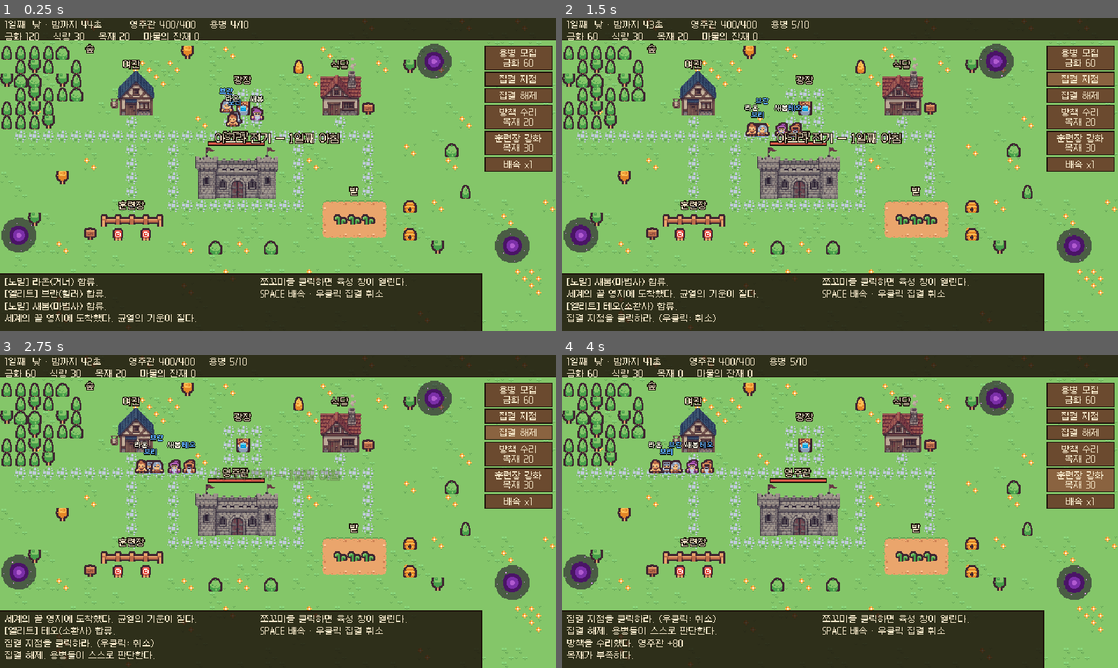
Above: before the commit, frames 1-4 (two rows, left to right).
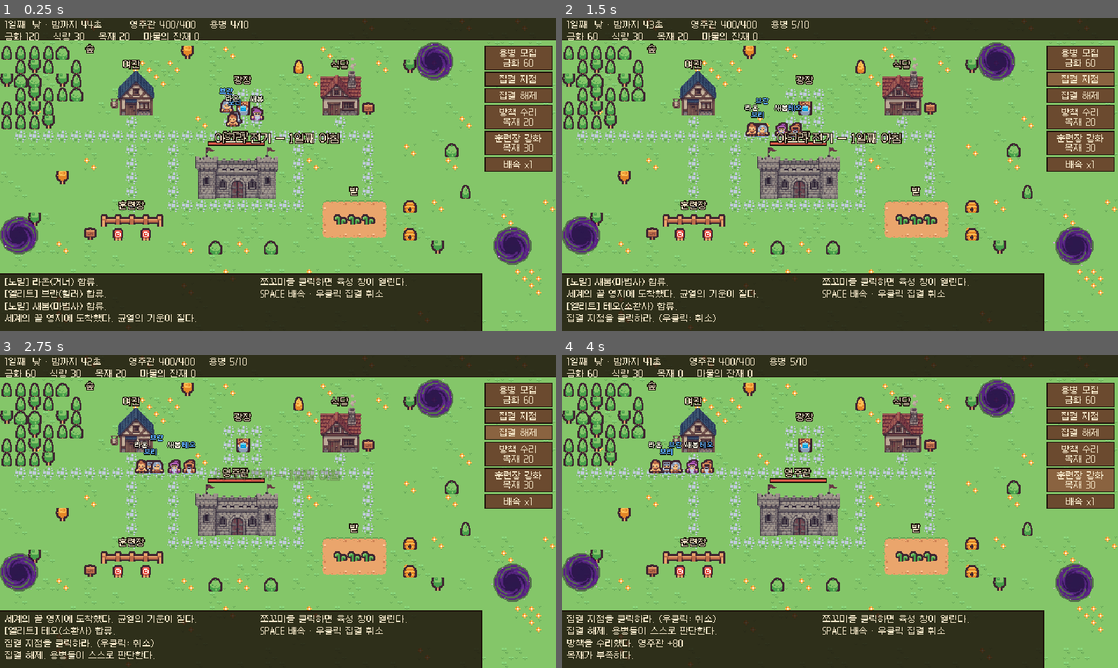
Above: after the commit, the same moments.

Repository: minjs-maxjs/game2
Game: Godot game, scene res://scenes/main.tscn
Same seed, same stepped clock (60 frames per second), same inputs: the game is played once before the commit and once after it.
Inputs:
- Up to frame 1 (0.25 s): no input
- Up to frame 2 (1.5 s): click "용병 모집 금화 60" at 0.5 s; click "집결 지점" at 1.25 s
- Up to frame 3 (2.75 s): click "집결 해제" at 2 s
- Up to frame 4 (4 s): click "방책 수리 목재 20" at 2.75 s; click "훈련장 강화 목재 30" at 3.5 s

The runs differ from the first frame. In frame 1, 1.6% of the frame differs, in the area x 0-96%, y 7-80%; in frame 2, 1.7%; in frame 3, 1.6%; in frame 4, 1.7%, in the area x 0-96%, y 7-79%.

Commit message:
마물·균열을 자체 그림으로 교체
- 일반 마물 4종(슬라임·박쥐·해골·고블린), 정예 2종(오크·골렘), 정면 3프레임 걷기
- 종류마다 체력·공격·속도 배율, 박쥐는 떠다님
- 균열: 3프레임 소용돌이, 밤에 더 밝게
- 그림은 assets/agra (자체 그림을 16px 크기로 변환)

Co-Authored-By: Claude Opus 5.5 <noreply@anthropic.com>

Diff:
--- a/scripts/main.gd
+++ b/scripts/main.gd
@@ -875,15 +875,15 @@
 func _draw() -> void:
 	draw_texture(static_tex, Vector2.ZERO)
 	# 균열
+	var rift_tex := MapArt.own_tex("rift")
+	var rf := int(elapsed * 6.0) % 3
 	for r in rifts:
-		var pulse := int(elapsed * 4.0) % 2
-		draw_circle(r, 20.0, Color(0.1, 0.02, 0.15, 0.55))
-		draw_circle(r, 11.0 + pulse, Color("4a1466"))
-		draw_circle(r, 7.0, Color("7b2fa8"))
-		draw_circle(r, 3.0, Color("f070ff") if is_night else Color("b05ad0"))
+		draw_circle(r, 22.0, Color(0.1, 0.02, 0.15, 0.45))
+		var glow := Color(1.25, 1.1, 1.3) if is_night else Color(0.85, 0.85, 0.9, 0.85)
+		draw_texture_rect_region(rift_tex, Rect2(r - Vector2(20, 20), Vector2(40, 40)), Rect2(rf * 40, 0, 40, 40), glow)
 		for k in 6:
 			var a := elapsed * 1.5 + k * TAU / 6.0
-			var sp := (r + Vector2(cos(a), sin(a)) * (14.0 + (k % 2) * 4.0)).floor()
+			var sp := (r + Vector2(cos(a), sin(a)) * (20.0 + (k % 2) * 4.0)).floor()
 			draw_rect(Rect2(sp, Vector2(1, 1)), Color("e8a0ff"))
 	# 이름표
 	for key in buildings:
--- a/scripts/map_art.gd
+++ b/scripts/map_art.gd
@@ -72,6 +72,16 @@
 	return img
 
 
+static var _own_tex := {}
+
+
+## 자체 그림을 텍스처로 (캐시).
+static func own_tex(name: String) -> Texture2D:
+	if not _own_tex.has(name):
+		_own_tex[name] = ImageTexture.create_from_image(own(name))
+	return _own_tex[name]
+
+
 static func grass(img: Image, tx: int, ty: int) -> void:
 	img.blit_rect(_sheet("_srw_exterior_A2.png"), Rect2i(GRASS * TILE, Vector2i(TILE, TILE)), Vector2i(tx, ty) * TILE)
 
--- a/scripts/monster.gd
+++ b/scripts/monster.gd
@@ -1,10 +1,22 @@
 extends Node2D
 ## 균열에서 나온 마물 — 시간의 잔재.
 ## 가까운 용병을 공격하고, 없으면 영주관을 향해 진격한다.
-## 스프라이트: Kenney Tiny Dungeon. 엘리트는 2배 크기.
+## 그림: assets/agra/mon_*.png (자체 그림, 정면 3프레임 가로 띠).
 
-const NORMAL_SPRITES := [108, 120, 121, 122, 123, 124]
-const ELITE_SPRITES := [109, 110]
+const MapArt = preload("res://scripts/map_art.gd")
+
+## 종류별 그림 크기와 능력치 배율 (hp, 공격, 속도). fly = 떠다님.
+const KINDS := {
+	"slime":    {"size": Vector2i(16, 16), "hp": 1.3, "atk": 0.8, "spd": 0.8, "fly": false},
+	"bat":      {"size": Vector2i(16, 16), "hp": 0.6, "atk": 0.9, "spd": 1.4, "fly": true},
+	"skeleton": {"size": Vector2i(16, 20), "hp": 1.0, "atk": 1.1, "spd": 1.0, "fly": false},
+	"goblin":   {"size": Vector2i(16, 20), "hp": 0.9, "atk": 1.2, "spd": 1.15, "fly": false},
+	"orc":      {"size": Vector2i(32, 32), "hp": 1.0, "atk": 1.3, "spd": 1.0, "fly": false},
+	"golem":    {"size": Vector2i(32, 32), "hp": 1.5, "atk": 0.9, "spd": 0.75, "fly": false},
+}
+const NORMAL_KINDS := ["slime", "bat", "skeleton", "goblin"]
+const ELITE_KINDS := ["orc", "golem"]
+const WALK := [0, 1, 2, 1]
 
 var game
 var max_hp := 30.0
@@ -14,7 +26,7 @@
 var elite := false
 var reward := 8
 var body_size := 6.0
-var sprite_index := 108
+var kind := "slime"
 var attack_cd := 0.0
 var bob := 0.0
 var hit_t := 0.0
@@ -30,14 +42,18 @@
 	atk = 5.0 + day * 1.2
 	speed = 20.0 + rng.randf() * 8.0
 	reward = 6 + day
-	sprite_index = NORMAL_SPRITES[rng.randi() % NORMAL_SPRITES.size()]
+	kind = NORMAL_KINDS[rng.randi() % NORMAL_KINDS.size()]
 	if elite:
 		max_hp *= 5.0
 		atk *= 2.0
 		speed *= 0.7
 		body_size = 12.0
 		reward = 50 + day * 5
-		sprite_index = ELITE_SPRITES[rng.randi() % ELITE_SPRITES.size()]
+		kind = ELITE_KINDS[rng.randi() % ELITE_KINDS.size()]
+	var k: Dictionary = KINDS[kind]
+	max_hp *= k["hp"]
+	atk *= k["atk"]
+	speed *= k["spd"]
 	hp = max_hp
 
 
@@ -115,16 +131,19 @@
 
 
 func _draw() -> void:
+	var k: Dictionary = KINDS[kind]
+	var sz: Vector2i = k["size"]
+	var tex: Texture2D = MapArt.own_tex("mon_" + kind)
+	var frame: int = WALK[int(bob * 1.2) % 4]
+	var tint := Color(1, 0.45, 0.45) if hit_t > 0.0 else Color.WHITE
+	var lift := floorf(sin(bob * 1.5) * 1.5) - 5.0 if k["fly"] else 0.0
+	draw_rect(Rect2(-sz.x * 0.3, -1, sz.x * 0.6, 2), Color(0, 0, 0, 0.3))
+	draw_set_transform(Vector2(0, lift), 0.0, Vector2(facing, 1.0))
+	draw_texture_rect_region(tex, Rect2(-sz.x / 2.0, -sz.y, sz.x, sz.y), Rect2(frame * sz.x, 0, sz.x, sz.y), tint)
+	draw_set_transform(Vector2.ZERO, 0.0, Vector2.ONE)
 	var s := 2.0 if elite else 1.0
-	var src := Rect2(game.tile_src(sprite_index))
-	var tint := Color(1, 0.35, 0.35) if hit_t > 0.0 else Color(0.85, 0.72, 1.0)
-	var hop := -1.0 if int(bob) % 2 == 0 else 0.0
-	draw_rect(Rect2(-5 * s, -1, 10 * s, 2), Color(0, 0, 0, 0.3))
-	draw_set_transform(Vector2(0, hop), 0.0, Vector2(facing * s, s))
-	draw_texture_rect_region(game.dungeon_tex, Rect2(-8, -16, 16, 16), src, tint)
-	draw_set_transform(Vector2.ZERO, 0.0, Vector2.ONE)
 	if hp < max_hp:
 		var w := 12.0 * s
-		var y := -16.0 * s - 4.0
+		var y := -sz.y + lift - 4.0
 		draw_rect(Rect2(-w / 2.0, y, w, 2), Color(0.1, 0.1, 0.1))
 		draw_rect(Rect2(-w / 2.0, y, floorf(w * hp / max_hp), 2), Color("e05a4a"))
Binary file added: assets/agra/mon_bat.png
Binary file added: assets/agra/mon_goblin.png
Binary file added: assets/agra/mon_golem.png
Binary file added: assets/agra/mon_orc.png
Binary file added: assets/agra/mon_skeleton.png
Binary file added: assets/agra/mon_slime.png
Binary file added: assets/agra/rift.png
Binary file changed: docs/screenshots/day.png
Binary file changed: docs/screenshots/night.png
Not shown, added: scripts/char_sprites.gd.uid
